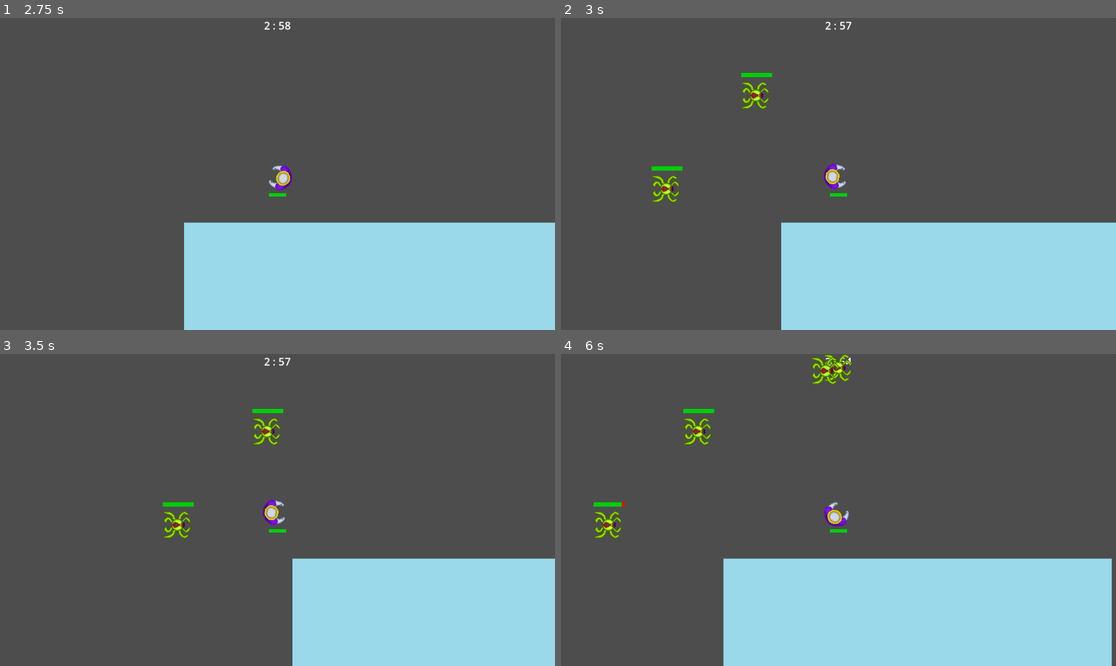
Above: before the commit, frames 1-4 (two rows, left to right).
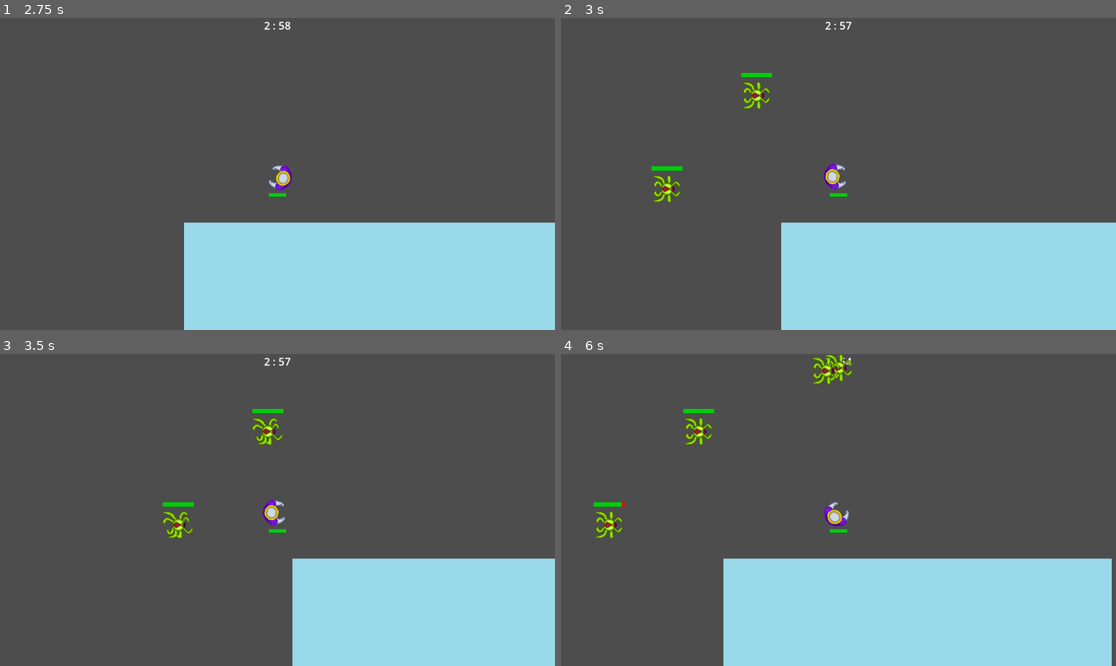
Above: after the commit, the same moments.

Repository: MichaelFar/Metalheads-and-Monarchs
Game: Godot game, scene res://Scenes/world.tscn
The game is run twice, just before and just after one commit, with the same random seed, the same clock (stepped at 60 frames per second) and the same inputs. This scene is started directly instead of the project's main scene.
Inputs (mouse positions are in pixels of both pictures, inside the frame that each line leads up to):
- Up to frame 1 (2.75 s): tap Enter at 0.5 s; move the mouse to (249, 236) at 0.52 s; press the mouse at (249, 236) at 0.53 s; hold W (Up) 0.53-2.03 s; move the mouse to (444, 220) at 1.27 s; release the mouse at (444, 220) at 1.28 s; tap Mouse wheel down (Switch_weapon_down) at 1.35 s; move the mouse to (111, 127) at 2.02 s; hold A (Left) from 2.03 s (still down); tap Mouse wheel up (Switch_weapon_up) at 2.1 s
- Up to frame 2 (3 s): keep holding A (Left); move the mouse to (866, 174) at 2.77 s; tap M (spawn) at 2.85 s
- Up to frame 3 (3.5 s): keep holding A (Left)
- Up to frame 4 (6 s): move the mouse to (755, 432) at 3.52 s; release A (Left) at 3.53 s; press the mouse at (755, 432) at 3.53 s; hold S (Down) 3.53-4.28 s; move the mouse to (960, 494) at 4.27 s; release the mouse at (960, 494) at 4.28 s; hold D (Right) 4.28-5.03 s; tap Mouse wheel down (Switch_weapon_down) at 4.35 s; move the mouse to (727, 525) at 5.02 s; hold W (Up) 5.03-5.78 s; tap Mouse wheel up (Switch_weapon_up) at 5.1 s; move the mouse to (894, 441) at 5.77 s; hold D (Right) from 5.78 s (still down); tap M (spawn) at 5.85 s

Frame 1 is identical in both runs. In frame 2, 0.5% of the frame differs, in the area x 16-38%, y 20-60%; in frame 3, 0.5%; in frame 4, 0.9%, in the area x 6-53%, y 0-60%.
Error in both runs: Invalid access to property or key 'has_died' on a base object of type 'Nil'. (res://screen_text.gd:27)

Commit message:
commit before cherry picking

Diff:
--- a/Scenes/chase_ai.tscn
+++ b/Scenes/chase_ai.tscn
@@ -1,10 +1,10 @@
-[gd_scene load_steps=10 format=3 uid="uid://dsxko2cc242t4"]
+[gd_scene load_steps=13 format=3 uid="uid://dsxko2cc242t4"]
 
 [ext_resource type="Script" path="res://Scripts/chase_ai.gd" id="1_gy7b7"]
 [ext_resource type="PackedScene" uid="uid://cscwrtnkcq8r5" path="res://Scenes/hurtbox.tscn" id="3_xa3rt"]
 [ext_resource type="PackedScene" uid="uid://8r5df653l7cy" path="res://Scenes/hitbox.tscn" id="4_0uwiy"]
-[ext_resource type="Texture2D" uid="uid://cl723k3ctnpn0" path="res://Sprites/Archid Spider 10_28.png" id="4_bvdf7"]
 [ext_resource type="PackedScene" uid="uid://cvbxgwoo58p56" path="res://Scenes/ray_cast_container.tscn" id="5_p7ste"]
+[ext_resource type="Texture2D" uid="uid://b08yl81iy13q1" path="res://Sprites/Archid Spider Animation Final 11_3 .png" id="6_1tjxg"]
 [ext_resource type="PackedScene" uid="uid://ch5u5wujtbli8" path="res://Scenes/healthbar.tscn" id="6_epqxt"]
 
 [sub_resource type="CapsuleShape2D" id="CapsuleShape2D_36rl7"]
@@ -17,14 +17,54 @@
 [sub_resource type="CircleShape2D" id="CircleShape2D_fsuof"]
 radius = 13.0
 
-[node name="ChaseAI" type="CharacterBody2D" node_paths=PackedStringArray("RayCastContainer", "sprite", "healthbar")]
+[sub_resource type="Animation" id="Animation_cw7xv"]
+resource_name = "walk"
+length = 0.6
+loop_mode = 1
+step = 0.05
+tracks/0/type = "value"
+tracks/0/imported = false
+tracks/0/enabled = true
+tracks/0/path = NodePath("ArchidSpiderAnimationFinal113:frame")
+tracks/0/interp = 1
+tracks/0/loop_wrap = true
+tracks/0/keys = {
+"times": PackedFloat32Array(0, 0.05, 0.1, 0.15, 0.2, 0.25, 0.3, 0.35, 0.4, 0.45, 0.5),
+"transitions": PackedFloat32Array(1, 1, 1, 1, 1, 1, 1, 1, 1, 1, 1),
+"update": 1,
+"values": [0, 1, 2, 3, 4, 5, 6, 7, 8, 9, 10]
+}
+
+[sub_resource type="Animation" id="Animation_63ymx"]
+length = 0.001
+tracks/0/type = "value"
+tracks/0/imported = false
+tracks/0/enabled = true
+tracks/0/path = NodePath("ArchidSpiderAnimationFinal113:frame")
+tracks/0/interp = 1
+tracks/0/loop_wrap = true
+tracks/0/keys = {
+"times": PackedFloat32Array(0),
+"transitions": PackedFloat32Array(1),
+"update": 1,
+"values": [0]
+}
+
+[sub_resource type="AnimationLibrary" id="AnimationLibrary_yqaev"]
+_data = {
+"RESET": SubResource("Animation_63ymx"),
+"walk": SubResource("Animation_cw7xv")
+}
+
+[node name="ChaseAI" type="CharacterBody2D" node_paths=PackedStringArray("RayCastContainer", "sprite", "healthbar", "animationPlayer")]
 collision_layer = 4
 collision_mask = 8
 motion_mode = 1
 script = ExtResource("1_gy7b7")
 RayCastContainer = NodePath("RayCastContainer")
-sprite = NodePath("ArchidSpider1028")
+sprite = NodePath("ArchidSpiderAnimationFinal113")
 healthbar = NodePath("Control/ProgressBar")
+animationPlayer = NodePath("AnimationPlayer")
 
 [node name="Hurtbox" parent="." instance=ExtResource("3_xa3rt")]
 collision_layer = 8
@@ -37,10 +77,6 @@
 
 [node name="CollisionShape2D" parent="Hitbox" index="0"]
 shape = SubResource("RectangleShape2D_dcco3")
-
-[node name="ArchidSpider1028" type="Sprite2D" parent="."]
-texture_filter = 1
-texture = ExtResource("4_bvdf7")
 
 [node name="CollisionShape2D" type="CollisionShape2D" parent="."]
 shape = SubResource("CircleShape2D_fsuof")
@@ -59,6 +95,16 @@
 offset_right = 82.0
 offset_bottom = -61.0
 
+[node name="ArchidSpiderAnimationFinal113" type="Sprite2D" parent="."]
+texture_filter = 1
+texture = ExtResource("6_1tjxg")
+hframes = 12
+
+[node name="AnimationPlayer" type="AnimationPlayer" parent="."]
+libraries = {
+"": SubResource("AnimationLibrary_yqaev")
+}
+
 [connection signal="area_entered" from="Hurtbox" to="." method="_on_hurtbox_area_entered"]
 
 [editable path="Hurtbox"]
--- a/Scripts/chase_ai.gd
+++ b/Scripts/chase_ai.gd
@@ -10,16 +10,24 @@
 @export var sprite : Sprite2D
 @export var health = 100.0
 @export var healthbar : ProgressBar
+@export var animationPlayer : AnimationPlayer
 
+var frame = 0
 var shouldStop = false
 # Called when the node enters the scene tree for the first time.
 func _ready():
 	playerNode = get_parent().playerNode
 	healthbar.value = health
 	Globals.game_timer.game_complete.connect(freeze)
+	Globals.activeEnemies.append(self)
+
 	random_speed()
+
 # Called every frame. 'delta' is the elapsed time since the previous frame.
 func _physics_process(delta):
+	frame += 1
+	if(frame == 1):
+		animationPlayer.play("walk")
 	if(health <= 0.0):
 		Globals.game_timer.totalEnemiesDefeated += 1
 		Globals.activeEnemies.pop_at(Globals.activeEnemies.find(self))
Binary file added: Sprites/Archid Spider Animation Final 11_3 .png
Not shown, added: Sprites/Archid Spider Animation Final 11_3 .png.import
Not shown, changed: export_presets.cfg
